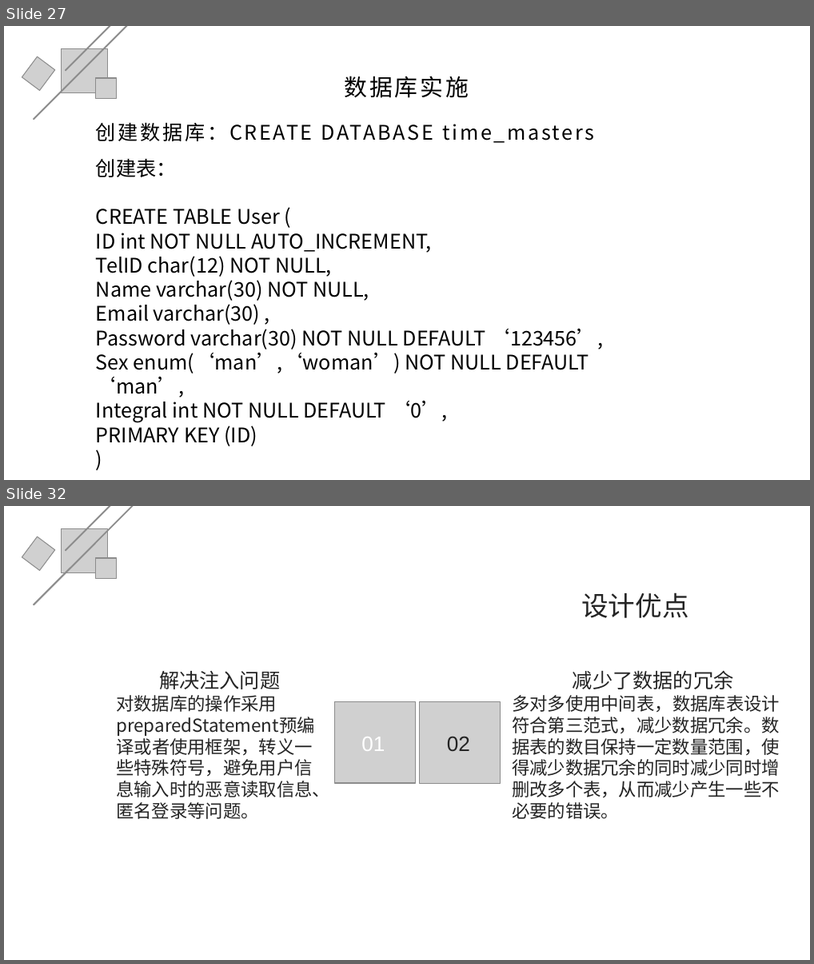
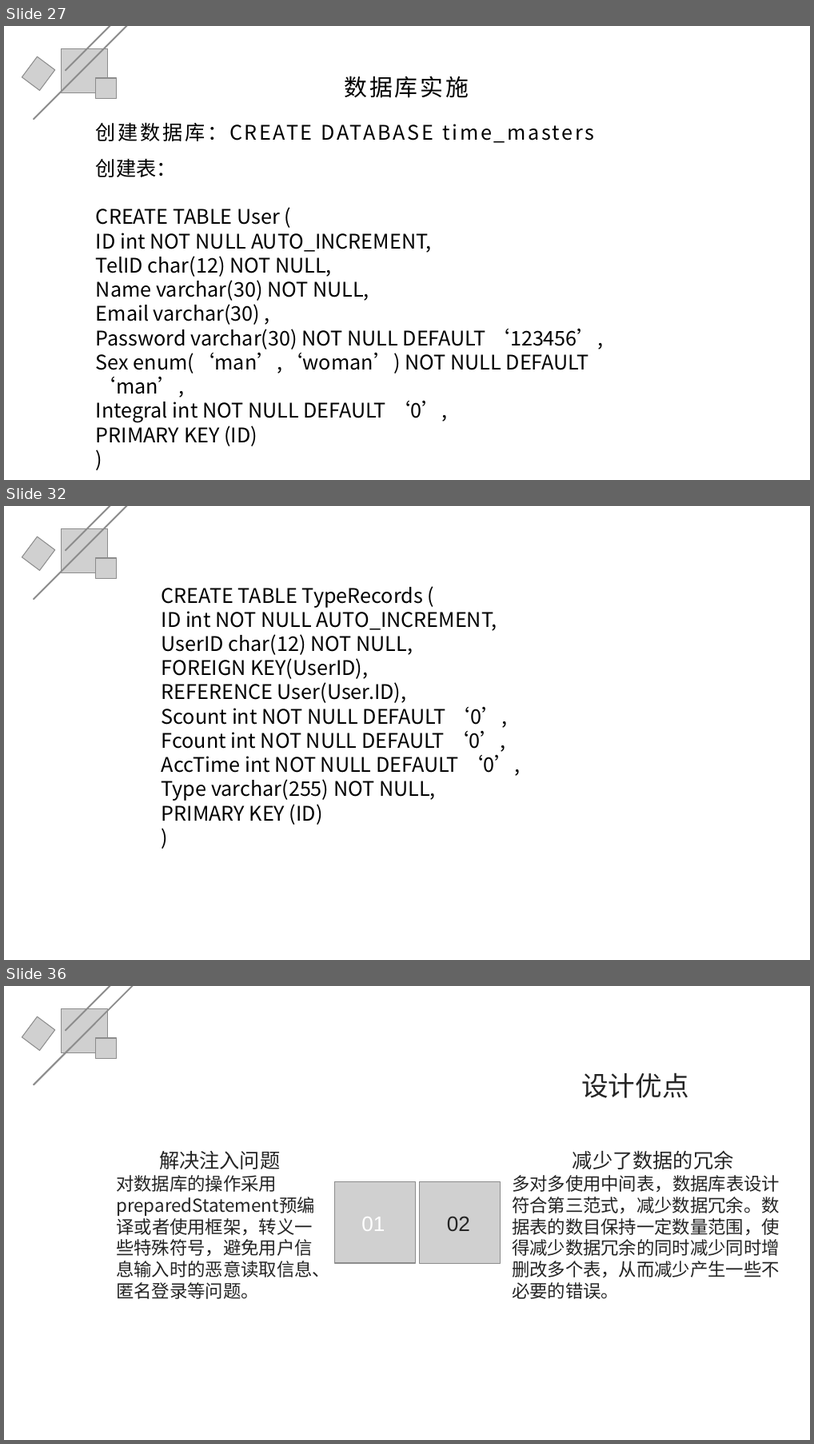
Before and after one commit to xubanxian233/teamProjiect, a slide deck: 文档/TimeMaster_数据库设计答辩.pptx. Shown one above the other, each under a label of ours: slides 27 and 32 before the commit, slides 27, 32 and 36 after it; the slides between them are not shown. The pictures are 814x964 and 814x1444 pixels, drawn with LibreOffice and Linux fonts; fonts in the diff are those of the drawing; grey boxes stand for pictures. Boxes give left, top, right and bottom in pixels: in the first picture for what was removed or moved away, otherwise in the second. Text is boxed around its words. In the diff, an @@ line names an element or a change of style, - is before the commit and + after.

```diff
--- a/文档/TimeMaster_数据库设计答辩.pptx
+++ b/文档/TimeMaster_数据库设计答辩.pptx
@@ slide 32 added at (4, 506, 810, 960), background #FFFFFF @@
@@ picture added at (33, 506, 158, 600) @@
@@ picture added at (62, 528, 107, 573) @@
@@ picture added at (65, 506, 158, 551) @@
@@ picture added at (22, 536, 55, 571) @@
@@ picture added at (96, 559, 117, 580) @@
@@ text added at (162, 587, 520, 824), 18 pt, text #000000 @@
+CREATE TABLE TypeRecords (
+ID int NOT NULL AUTO_INCREMENT,
+UserID char(12) NOT NULL,
+FOREIGN KEY(UserID),
+REFERENCE User(User.ID),
+Scount int NOT NULL DEFAULT ‘0’,
+Fcount int NOT NULL DEFAULT ‘0’,
+AccTime int NOT NULL DEFAULT ‘0’,
+Type varchar(255) NOT NULL,
+PRIMARY KEY (ID)
+)
@@ what was slide 32 is now slide 36 @@
```
Also in this commit, not shown: 4 slides changed, 3 other slides added.
